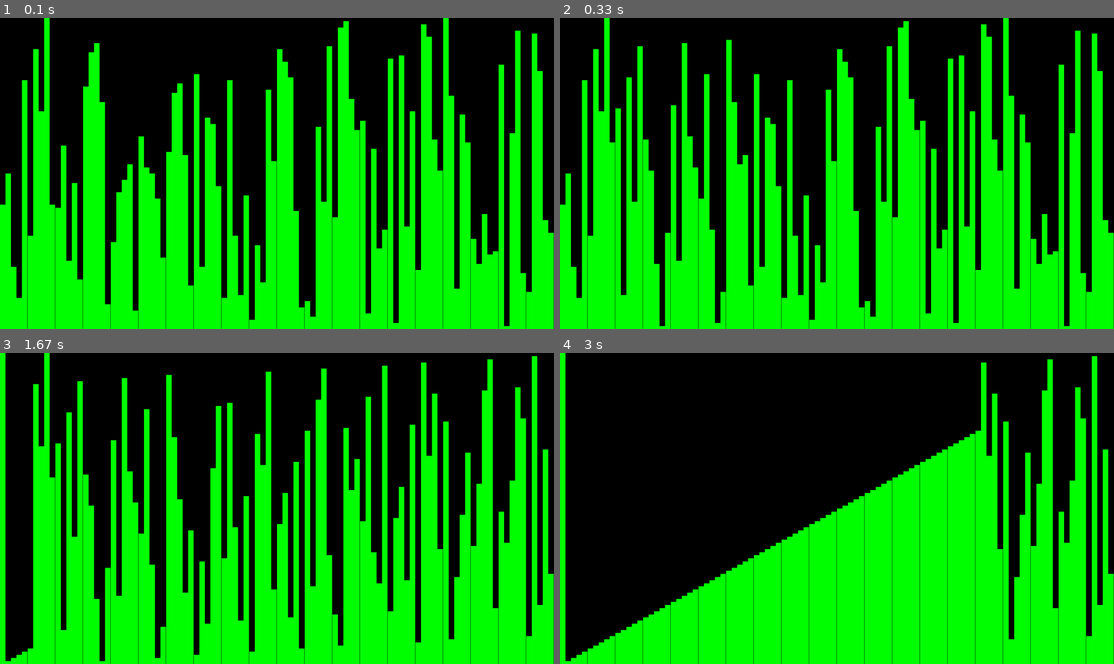
Above: before the commit, frames 1-4 (two rows, left to right).
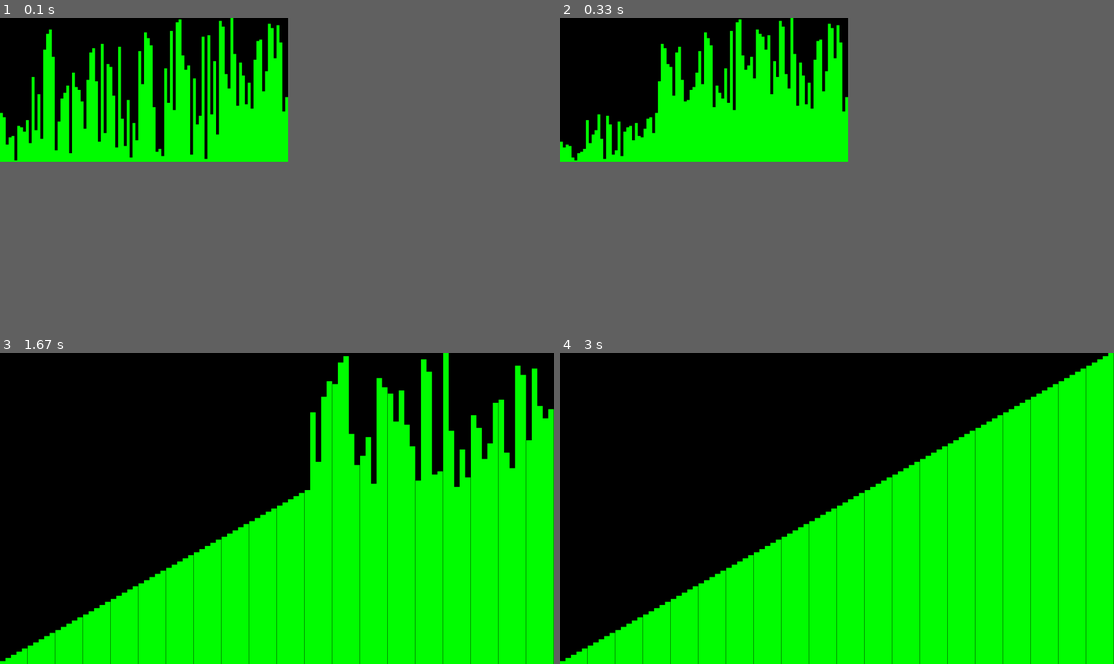
Above: after the commit, the same moments.

Repository: JeanPierreEKATO/SortingAlgorithmVisualizer
Game: pygame game, started from main.py
Same seed, same stepped clock (60 frames per second), same inputs: the game is played once before the commit and once after it.
Inputs:
- Up to frame 1 (0.1 s): no input
- Up to frame 2 (0.33 s): no input
- Up to frame 3 (1.67 s): tap F11 at 0.33 s; tap Space at 0.67, 1.07, 1.37, 1.57 s
- Up to frame 4 (3 s): tap Space at 1.9, 2.2, 2.4, 2.7, 2.97 s
In our replay, in frame 1 the window is 900x506 before the commit and 468x234 after it. These sizes can differ from the game's own. Grey fills any space a smaller window leaves; there, only what the larger window draws over its background counts as a difference.

The runs differ from the first frame. In frame 1, 43% of the frame differs, in the area x 0-100%, y 0-100%; in frame 2, 44%; in frame 3, 32%; in frame 4, 11%.

Commit message:
Resolution Fix
The drawing resolution is now updated on resolution fullscreen switch
Fullscreen Resolution is now always set to native screen resolution

Diff:
--- a/main.py
+++ b/main.py
@@ -3,11 +3,11 @@
 
 def main():
     try:
-        width = 1920
-        height = 1080
-        fullscreen = True
+        width = 1000
+        height = 500
+        fullscreen = False
         sizeOfData = 100
-        algorithmType = SortingAlgorithmType.RADIX_SORT
+        algorithmType = SortingAlgorithmType.QUICK_SORT
         visualDataOffset = 0
         delayBetweenFrames = 10
 
--- a/sortVisualizer.py
+++ b/sortVisualizer.py
@@ -10,6 +10,8 @@
         # Default pygame setup
         self.screenWidth: int = SCREEN_WIDTH
         self.screenHeight: int = SCREEN_HEIGHT
+        self.nativeScreenWidth: int | None = None
+        self.nativeScreenHeight: int | None = None
         self.fullscreen: bool = FULLSCREEN
         self.screen: pygame.Surface | None = None
         self.display: pygame.Surface | None = None
@@ -46,6 +48,9 @@
         pygame.init()
         #Note: self.screenWidth is dynamic, has default value of 1920 and can be altered by the user befor the run() method is called => should not be altered here
         #Note: self.screenHeight is dynamic, has standard value of 1000 and can be altered by the user befor the run() method is called => should not be altered here
+        info = pygame.display.Info()
+        self.nativeScreenWidth = info.current_w
+        self.nativeScreenHeight = info.current_h
         #Note: self.fullscreen is dynamic, has standard value of True and can be altered by the user befor the run() method, and at runtime is called => should not be altered here
         self.setScreenMode()    #self.screen bein initialized, based on self.fullscreen value
         self.display = pygame.display
@@ -55,7 +60,7 @@
 
     def setScreenMode(self):
         if self.fullscreen == True:
-            self.screen = pygame.display.set_mode((self.screenWidth, self.screenHeight), pygame.FULLSCREEN)
+            self.screen = pygame.display.set_mode((self.nativeScreenWidth, self.nativeScreenHeight), pygame.FULLSCREEN)
         else:
             self.screen = pygame.display.set_mode((self.screenWidth, self.screenHeight))
 
@@ -107,9 +112,14 @@
             self.fullscreen = False
             self.drawFrame()
         else:
-            self.screen = pygame.display.set_mode((self.screenWidth, self.screenHeight), pygame.FULLSCREEN)
+            self.screen = pygame.display.set_mode((self.nativeScreenWidth, self.nativeScreenHeight), pygame.FULLSCREEN)
             self.fullscreen = True
             self.drawFrame()
+
+        #On resolution change => drawing variables have to adept to resolution
+        self.initDrawingSetup()
+        #In case the process is paused => draw frame with new drawing resolution (just makes experience more pleasent)
+        self.drawFrame()
 
     def drawSorting(self):
         while self.sortingData.isSorted == False and self.running == True:
